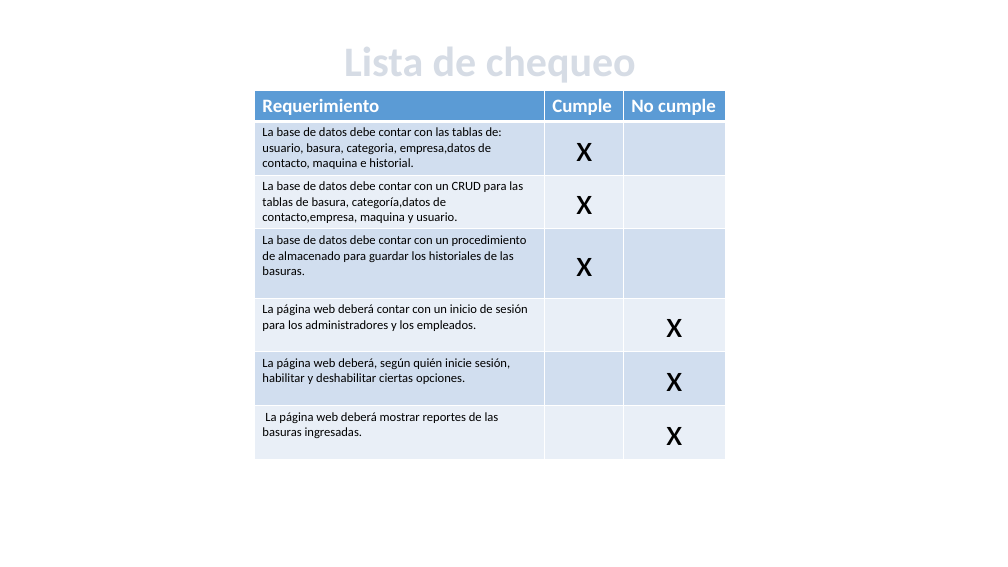
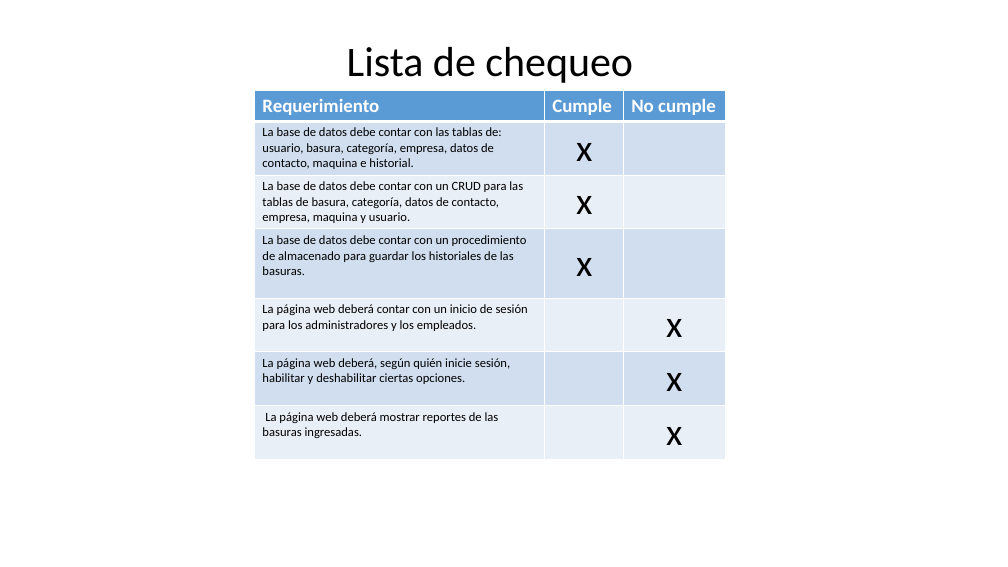
Before and after one commit to Kathar6/A.R.I, a slide deck: slide 11 of Documentos/RECICLAJE INTELIGENTE.pptx. Drawn at 1008x567 pixels with LibreOffice and Linux fonts; fonts in the diff are those of the drawing; background and template pictures are left out. Boxes give left, top, right and bottom in pixels: in the first picture for what was removed or moved away, otherwise in the second. Text is boxed around its words. In the diff, an @@ line names an element or a change of style, - is before the commit and + after.

```diff
--- a/Documentos/RECICLAJE INTELIGENTE.pptx
+++ b/Documentos/RECICLAJE INTELIGENTE.pptx
@@ title "Lista de chequeo" at <box>347,47,633,83</box>: text colour pattern #44546A on #D6DCE5 to #000000, letter outline #333F50 1 pt to none, bold off @@
@@ table at <box>255,91,725,456</box> @@
-row 2, column 1: La base de datos debe contar con las tablas de: usuario, basura, categoria, empresa,datos de contacto, maquina e historial.
+row 2, column 1: La base de datos debe contar con las tablas de: usuario, basura, categoría, empresa, datos de contacto, maquina e historial.
-row 3, column 1: La base de datos debe contar con un CRUD para las tablas de basura, categoría,datos de contacto,empresa, maquina y usuario.
+row 3, column 1: La base de datos debe contar con un CRUD para las tablas de basura, categoría, datos de contacto, empresa, maquina y usuario.
```
Also in this commit, not shown: 12 other slides changed, 1 slide added, 6 other files.
